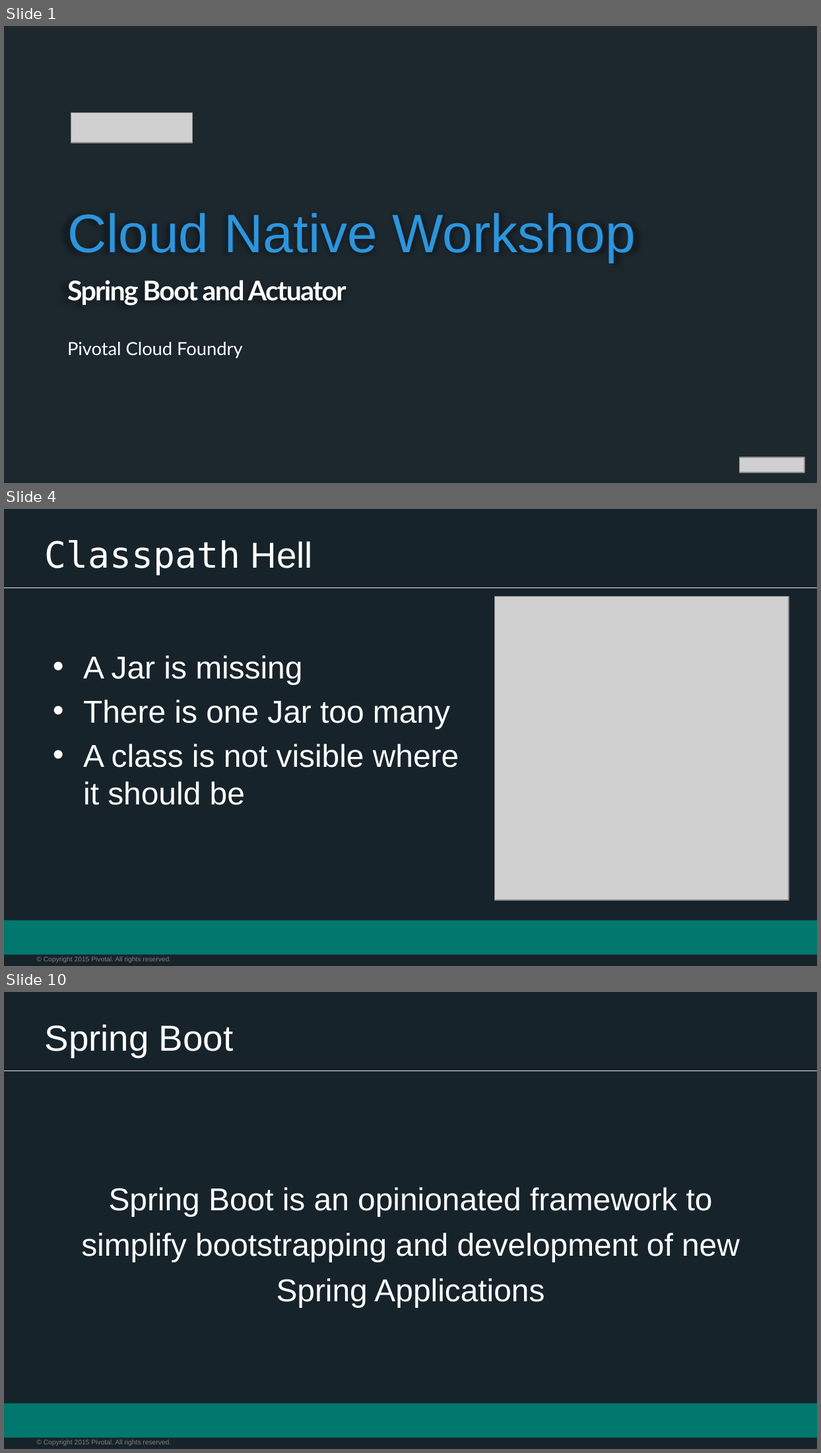
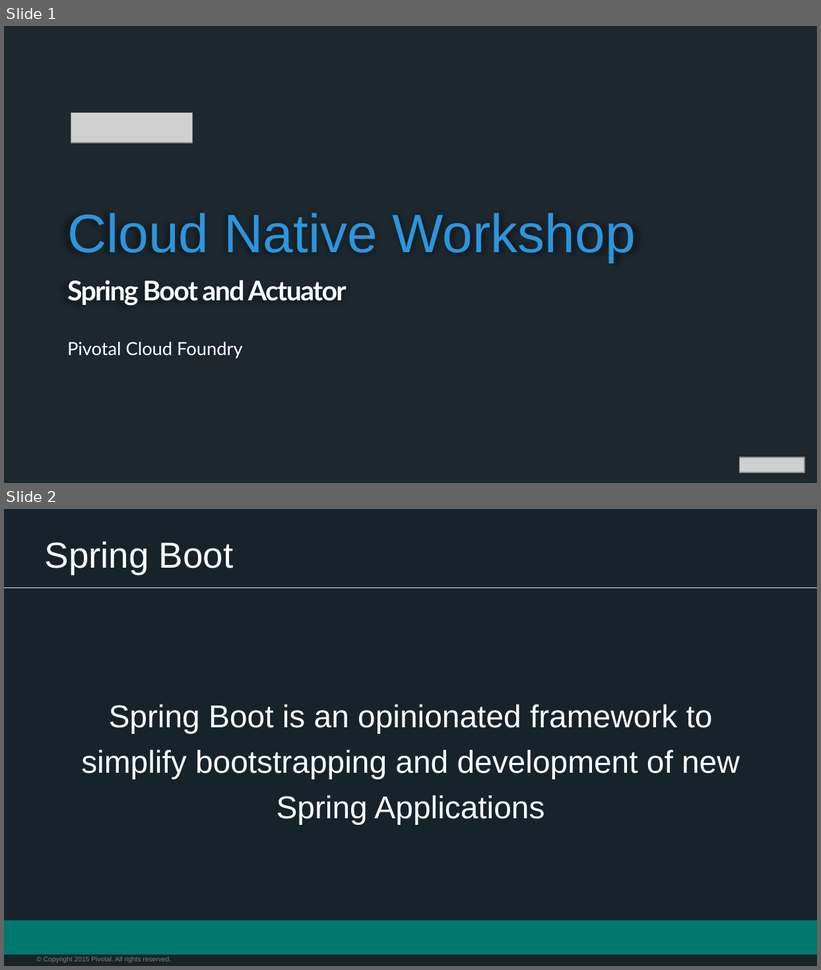
Before and after one commit to appalrpivotal/PCF-Workshop-ESI, a slide deck: presentations/5-Spring_Overview.pptx. Shown one above the other, each under a label of ours: slides 1, 4 and 10 before the commit, slides 1 and 2 after it; the slides between them are not shown. The pictures are 821x1453 and 821x970 pixels, drawn with LibreOffice and Linux fonts; fonts in the diff are those of the drawing; grey boxes stand for pictures; background and template pictures are left out; a plain dark background stands for a picture behind light text. Boxes give left, top, right and bottom in pixels: in the first picture for what was removed or moved away, otherwise in the second. Text is boxed around its words. In the diff, an @@ line names an element or a change of style, - is before the commit and + after.

```diff
--- a/presentations/5-Spring_Overview.pptx
+++ b/presentations/5-Spring_Overview.pptx
@@ slide 4 removed at (x1=4, y1=509, x2=817, y2=966), background #17232A; not listed: 3 template elements that a slide beside it also shows @@
@@ title removed at (x1=45, y1=540, x2=313, y2=576) @@
-Classpath Hell
@@ picture removed at (x1=495, y1=596, x2=789, y2=900) @@
@@ text removed at (x1=83, y1=656, x2=459, y2=805) @@
-• A Jar is missing
-• There is one Jar too many
-• A class is not visible where it should be
@@ what was slide 10 is now slide 2 @@
```
Also in this commit, not shown: 7 other slides removed, 42 other files.
